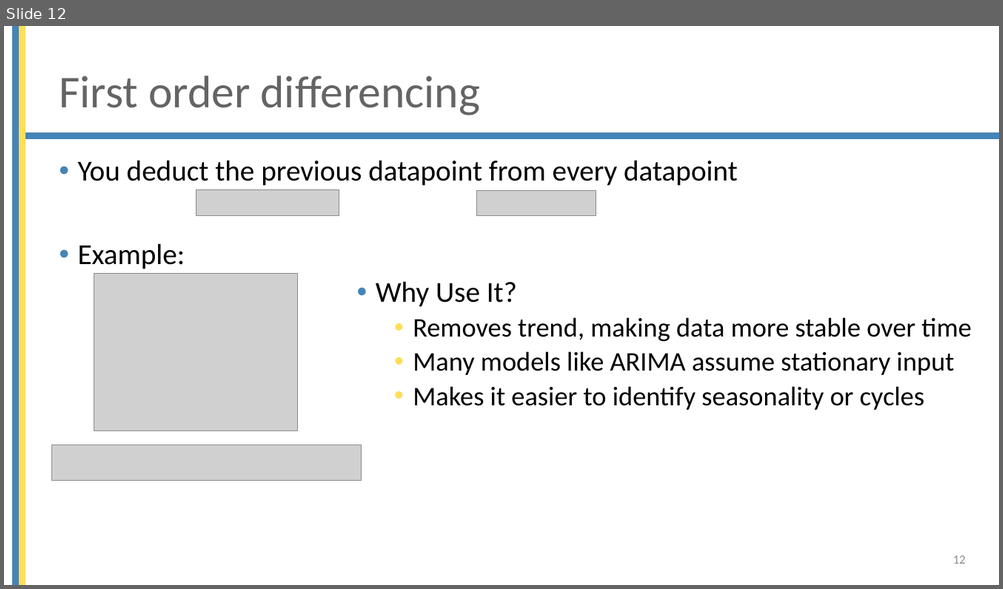
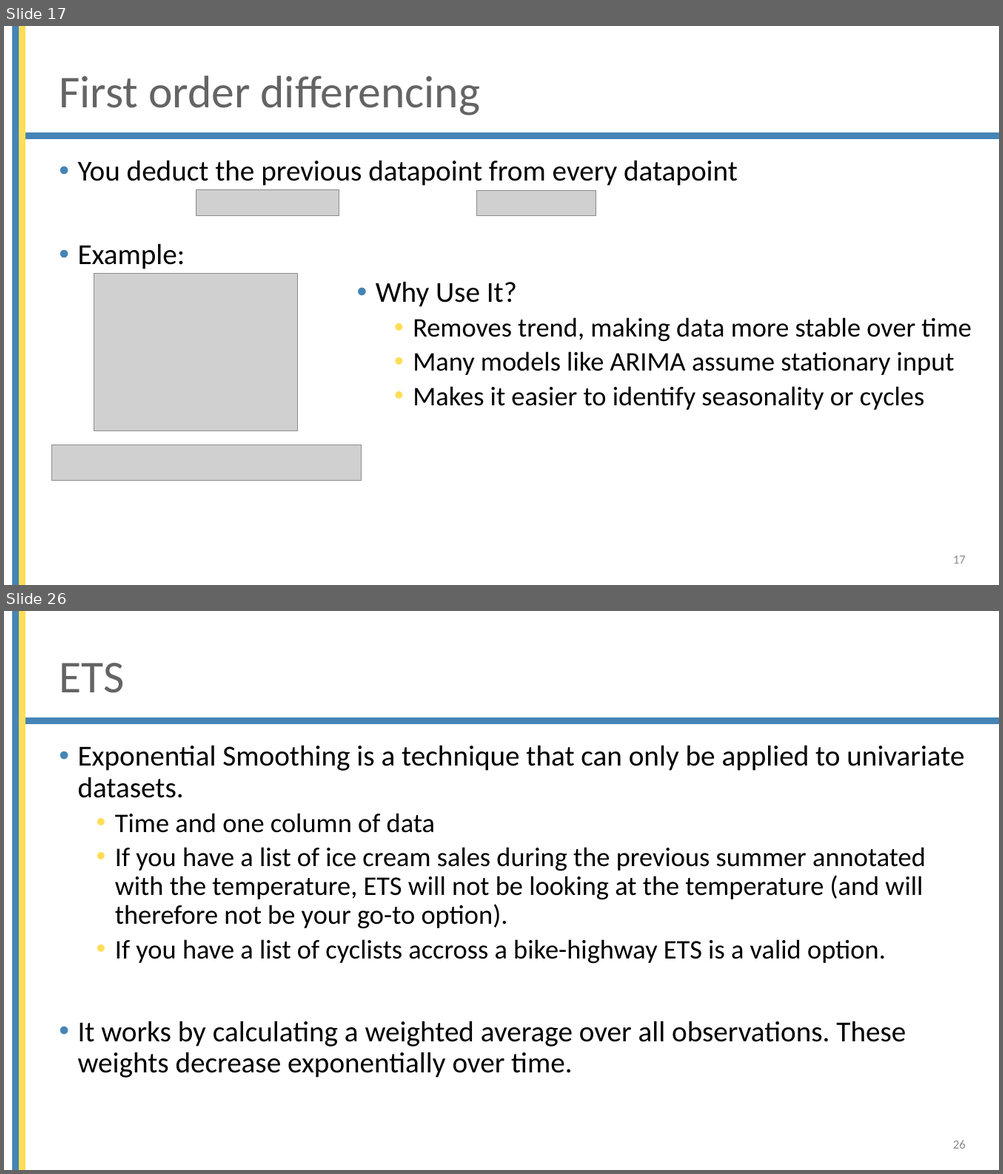
Before and after one commit to mjochen/Cello_AI, a slide deck: ppts/8 - Time series.pptx. Shown one above the other, each under a label of ours: slide 12 before the commit, slides 17 and 26 after it; the slides between them are not shown. The pictures are 1003x589 and 1003x1174 pixels, drawn with LibreOffice and Linux fonts; fonts in the diff are those of the drawing; grey boxes stand for pictures; background and template pictures are left out. Boxes give left, top, right and bottom in pixels: in the first picture for what was removed or moved away, otherwise in the second. Text is boxed around its words. In the diff, an @@ line names an element or a change of style, - is before the commit and + after.

```diff
--- a/ppts/8 - Time series.pptx
+++ b/ppts/8 - Time series.pptx
@@ slide 26 added at box(4, 611, 999, 1170), background #FFFFFF; not listed: 3 template elements that a slide beside it also shows @@
@@ title added at box(59, 663, 124, 693), 44 pt, text #646464 @@
+ETS
@@ text added at box(78, 745, 964, 1078), 26 pt, text #000000 @@
+• Exponential Smoothing is a technique that can only be applied to univariate datasets.
+  • Time and one column of data
+  • If you have a list of ice cream sales during the previous summer annotated with the temperature, ETS will not be looking at the temperature (and will therefore not be your go-to option).
+  • If you have a list of cyclists accross a bike-highway ETS is a valid option.
+• It works by calculating a weighted average over all observations. These weights decrease exponentially over time.
@@ page number added at box(953, 1141, 965, 1149), 12 pt, text #8C8C8C @@
+26
@@ what was slide 12 is now slide 17 @@
@@ page number at box(953, 556, 965, 564): text changed @@
-12
+17
```
Also in this commit, not shown: 16 other slides added, 1 slide removed, 9 other files.
